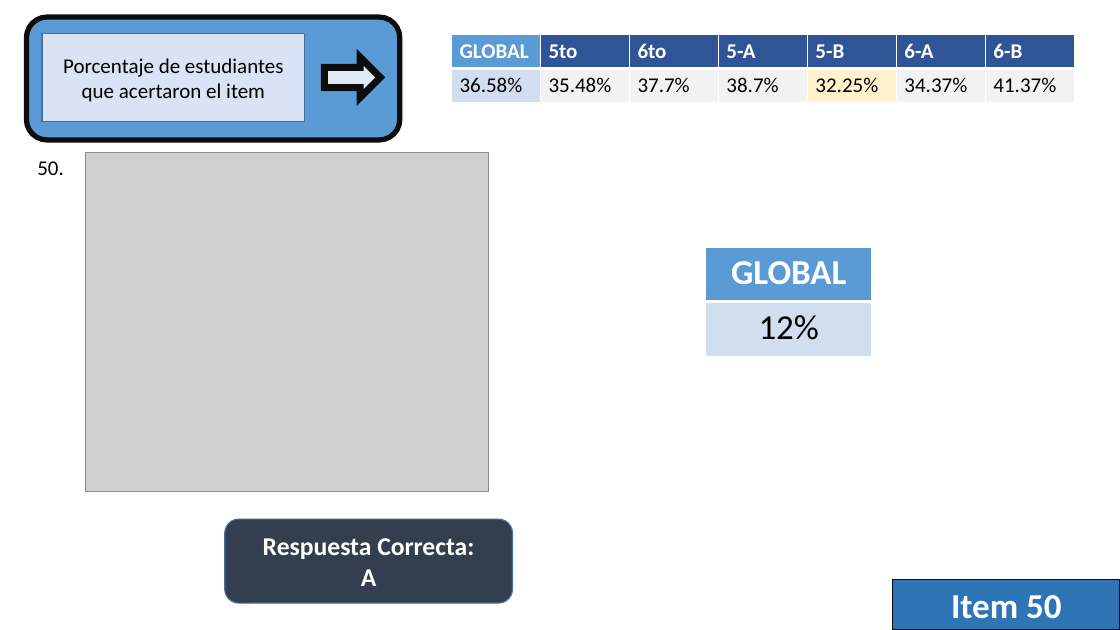
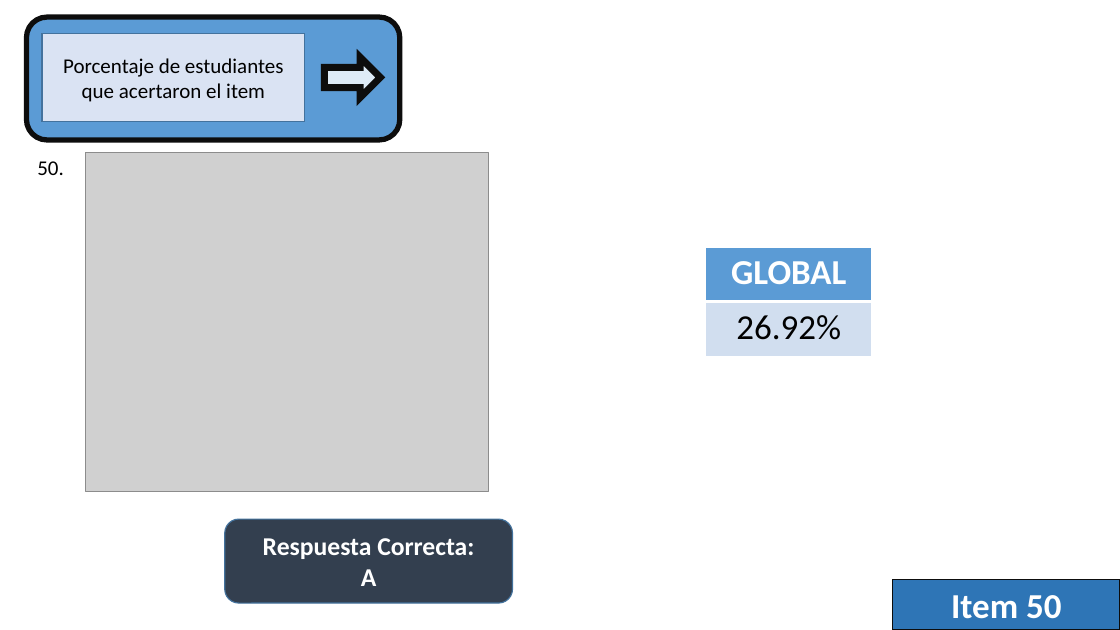
Before and after one commit to Adrifelcha/afchavez-019, a slide deck: slide 33 of Sandy-PrácticaDocente/Netza/Exploratorio_Resultados Generales.pptx (slide 20 before the commit). Drawn at 1120x630 pixels with LibreOffice and Linux fonts; fonts in the diff are those of the drawing; grey boxes stand for pictures. Boxes give left, top, right and bottom in pixels: in the first picture for what was removed or moved away, otherwise in the second. Text is boxed around its words. In the diff, an @@ line names an element or a change of style, - is before the commit and + after.

```diff
--- a/Sandy-PrácticaDocente/Netza/Exploratorio_Resultados Generales.pptx
+++ b/Sandy-PrácticaDocente/Netza/Exploratorio_Resultados Generales.pptx
@@ table removed at (451,34,1075,103), 2 rows, 7 columns @@
-GLOBAL | 5to | 6to | 5-A | 5-B | 6-A | 6-B
-36.58% | 35.48% | 37.7% | 38.7% | 32.25% | 34.37% | 41.37%
@@ table at (706,247,871,356) @@
-row 2, column 1: 12%
+row 2, column 1: 26.92%
```
Also in this commit, not shown: 11 other slides changed, 19 slides added, 6 slides removed, 12 other files.
